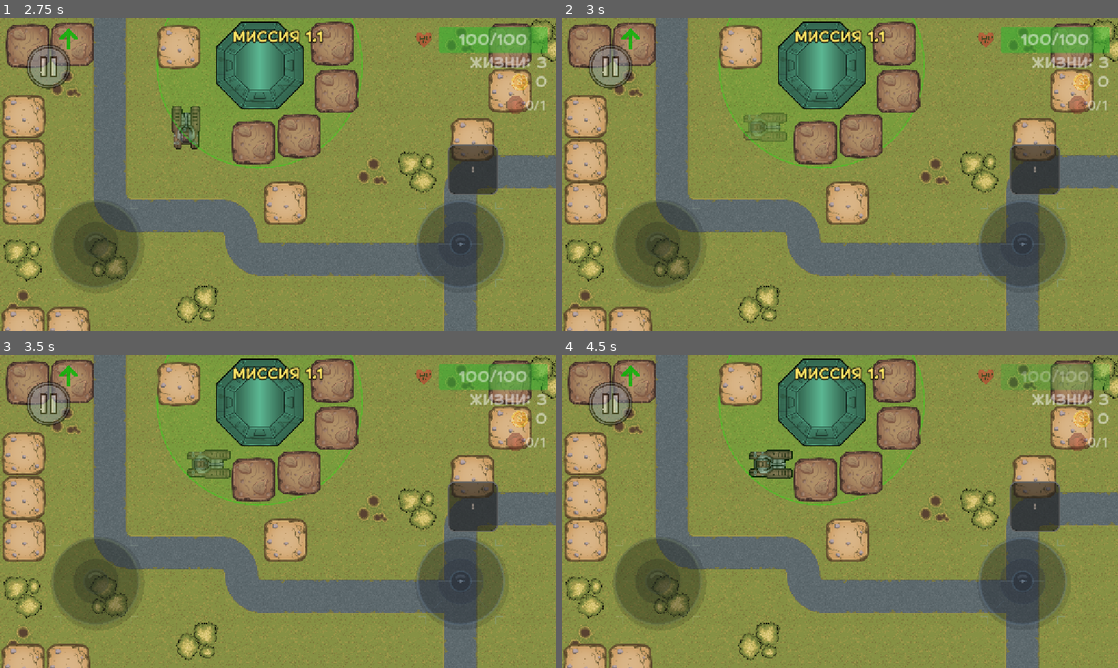
Above: before the commit, frames 1-4 (two rows, left to right).
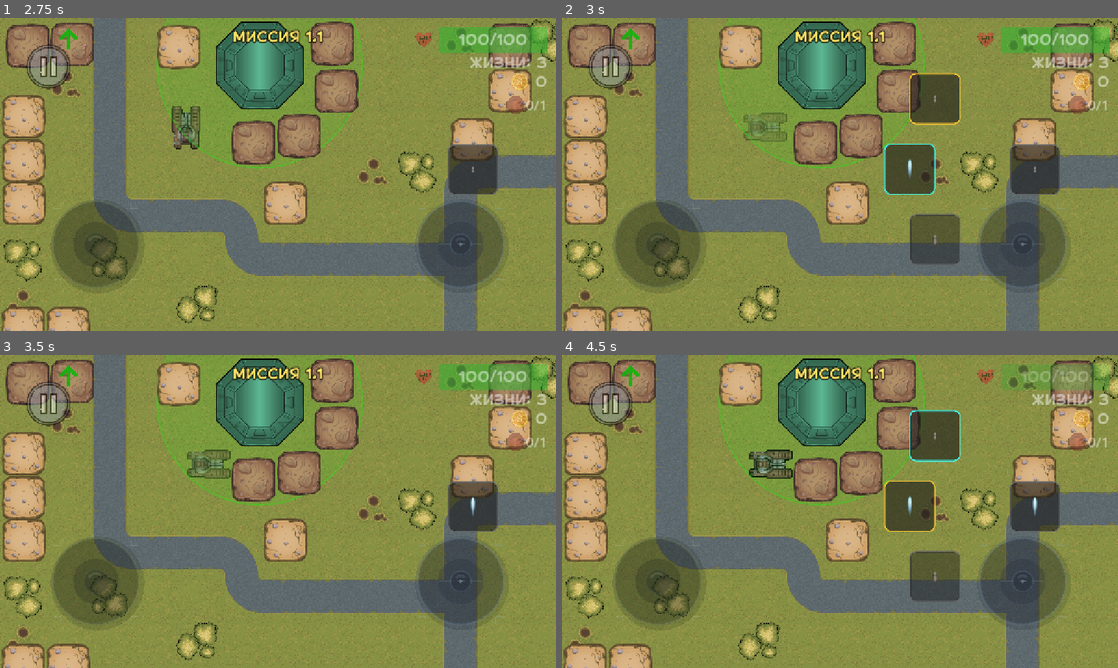
Above: after the commit, the same moments.

Repository: top-it-090304/Selyavi
Game: Godot game, scene res://scenes/MenuScenes/Menu.tscn
Same seed, same stepped clock (60 frames per second), same inputs: the game is played once before the commit and once after it. Sound files missing from this copy of the repository are replaced by a short silence.
Inputs (mouse positions are in pixels of both pictures, inside the frame that each line leads up to):
- Up to frame 1 (2.75 s): click "Миссии" at 0.5 s; click "1.1" at 1.25 s; click "ПРОПУСТИТЬ" at 2 s
- Up to frame 2 (3 s): tap Enter at 2.75 s; move the mouse to (962, 158) at 2.77 s; hold D (move_right) from 2.78 s (still down); click (962, 158) at 2.92 s
- Up to frame 3 (3.5 s): keep holding D (move_right)
- Up to frame 4 (4.5 s): release D (move_right) at 3.5 s; drag from (728, 527) to (823, 401) at 3.52 s; move the mouse to (895, 442) at 4.27 s; hold D (move_right) from 4.28 s (still down); click (895, 442) at 4.42 s

Frame 1 is identical in both runs. In frame 2, 4.4% of the frame differs, in the area x 57-72%, y 17-79%; in frame 3, less than 0.1%; in frame 4, 4.4%, in the area x 57-86%, y 17-79%.

Commit message:
added an area for projectile switching 2

Diff:
--- a/scripts/HUD.gd
+++ b/scripts/HUD.gd
@@ -54,6 +54,10 @@
 const AMMO_UI_CLASSIC = "classic"
 const AMMO_UI_POPUP = "popup"
 const AMMO_POPUP_OFFSETS = [Vector2(-240, -170), Vector2(-300, 0), Vector2(-240, 170)]
+const AMMO_SWIPE_MIN_RADIUS = 70.0
+const AMMO_SWIPE_MAX_RADIUS = 380.0
+const AMMO_SWIPE_HOVER_DOT = 0.58
+const AMMO_SWIPE_ACTIVATION_DOT = 0.3
 
 func _ready():
 	add_to_group("hud")
@@ -480,15 +484,39 @@
 func _update_popup_hover(screen_pos: Vector2):
 	if not _ammo_hold_active or not _ammo_options_open:
 		return
-	var hovered := -1
+	var hovered := _get_popup_hover_slot(screen_pos)
+	if hovered != _ammo_hover_slot:
+		_ammo_hover_slot = hovered
+		_apply_popup_hover_visuals()
+
+func _get_popup_hover_slot(screen_pos: Vector2) -> int:
 	for i in range(_ammo_option_slots.size()):
 		var rect = _ammo_option_slots[i].get_global_rect()
 		if rect.has_point(screen_pos):
-			hovered = i
-			break
-	if hovered != _ammo_hover_slot:
-		_ammo_hover_slot = hovered
-		_apply_popup_hover_visuals()
+			return i
+
+	if _ammo_popup_root == null:
+		return -1
+
+	var center = _get_ammo_popup_center_global()
+	var to_point = screen_pos - center
+	var dist = to_point.length()
+	if dist < AMMO_SWIPE_MIN_RADIUS or dist > AMMO_SWIPE_MAX_RADIUS:
+		return -1
+	if to_point.x > 50.0:
+		return -1
+
+	var dir = to_point.normalized()
+	var best_idx := -1
+	var best_dot := -1.0
+	for i in range(AMMO_POPUP_OFFSETS.size()):
+		var opt_dir = AMMO_POPUP_OFFSETS[i].normalized()
+		var dot = dir.dot(opt_dir)
+		if dot > best_dot:
+			best_dot = dot
+			best_idx = i
+
+	return best_idx if best_dot >= AMMO_SWIPE_HOVER_DOT else -1
 
 func _apply_popup_hover_visuals():
 	if _ammo_ui_mode != AMMO_UI_POPUP:
@@ -508,6 +536,30 @@
 		return false
 	return _ammo_main_slot.get_global_rect().has_point(screen_pos)
 
+func _is_over_ammo_swipe_activation_area(screen_pos: Vector2) -> bool:
+	if _is_over_ammo_main_button(screen_pos):
+		return true
+	if _ammo_popup_root == null:
+		return false
+
+	var center = _get_ammo_popup_center_global()
+	var to_point = screen_pos - center
+	var dist = to_point.length()
+	if dist < AMMO_MAIN_BTN_SIZE * 0.5 or dist > AMMO_SWIPE_MAX_RADIUS:
+		return false
+	if to_point.x > 80.0:
+		return false
+
+	var dir = to_point.normalized()
+	var best_dot := -1.0
+	for offset in AMMO_POPUP_OFFSETS:
+		best_dot = max(best_dot, dir.dot(offset.normalized()))
+
+	return best_dot >= AMMO_SWIPE_ACTIVATION_DOT
+
+func _get_ammo_popup_center_global() -> Vector2:
+	return _ammo_popup_root.global_position + Vector2(AMMO_MAIN_BTN_SIZE * 0.5, AMMO_MAIN_BTN_SIZE * 0.5)
+
 func _set_ammo_options_open(open: bool):
 	if _ammo_ui_mode != AMMO_UI_POPUP:
 		return
@@ -562,7 +614,7 @@
 	if _ammo_ui_mode != AMMO_UI_POPUP:
 		return
 	if event is InputEventScreenTouch:
-		if event.pressed and _is_over_ammo_main_button(event.position):
+		if event.pressed and _is_over_ammo_swipe_activation_area(event.position):
 			_on_ammo_main_pressed()
 			_ammo_hold_touch_index = event.index
 			_update_popup_hover(event.position)
@@ -572,7 +624,7 @@
 		if _ammo_hold_active and (_ammo_hold_touch_index == -1 or event.index == _ammo_hold_touch_index):
 			_update_popup_hover(event.position)
 	elif event is InputEventMouseButton and event.button_index == MOUSE_BUTTON_LEFT:
-		if event.pressed and _is_over_ammo_main_button(event.position):
+		if event.pressed and _is_over_ammo_swipe_activation_area(event.position):
 			_on_ammo_main_pressed()
 			_update_popup_hover(event.position)
 		elif not event.pressed and _ammo_hold_active:
